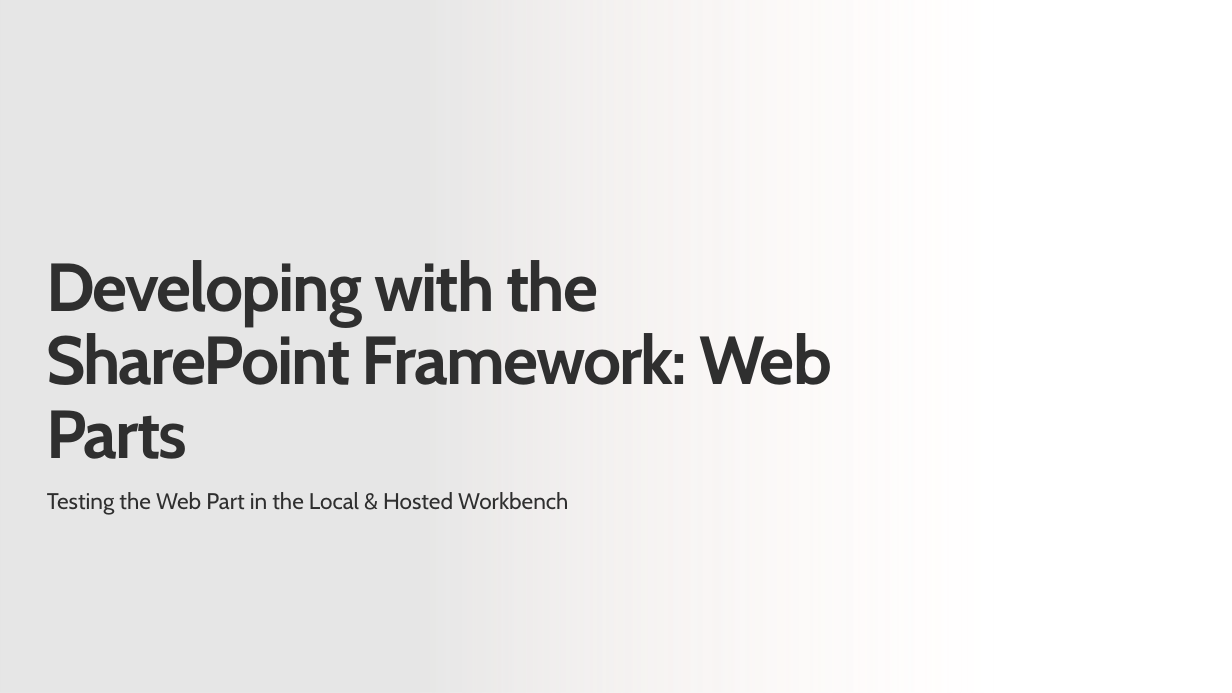
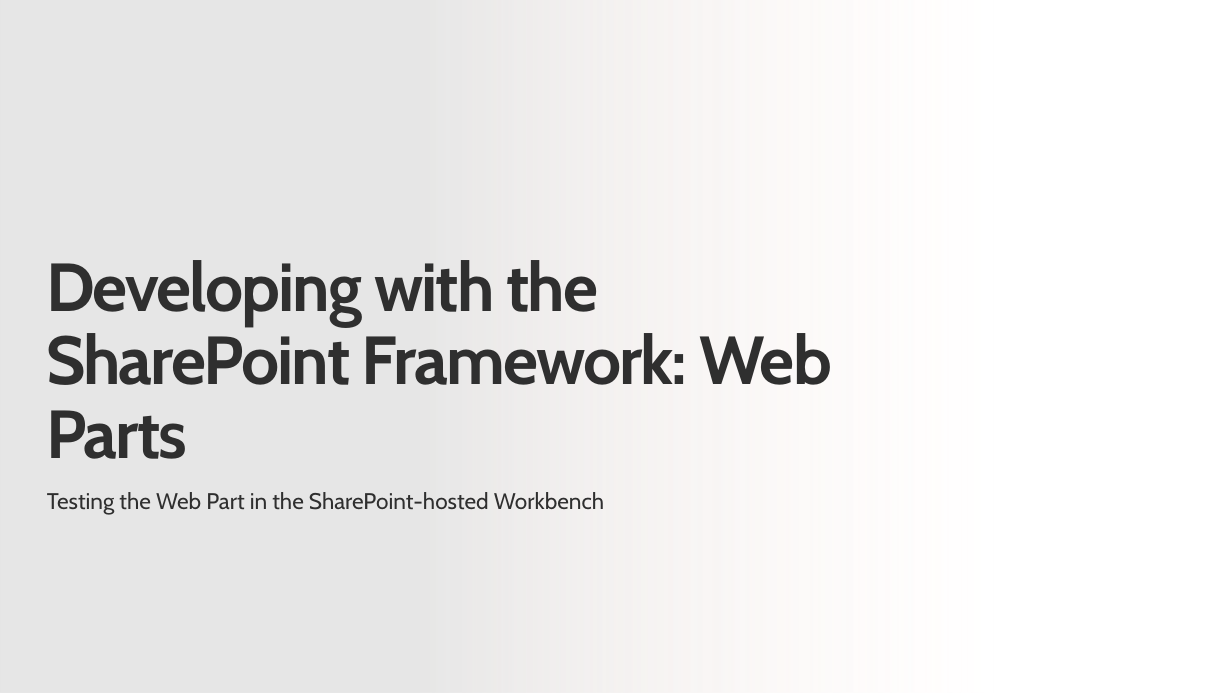
Before and after one commit to renahorton218/SharePoint-spfx-web-parts, a slide deck: slide 1 of 02-testing.pptx. Drawn at 1232x693 pixels with LibreOffice and Linux fonts; fonts in the diff are those of the drawing; background and template pictures are left out. Boxes give left, top, right and bottom in pixels: in the first picture for what was removed or moved away, otherwise in the second. Text is boxed around its words. In the diff, an @@ line names an element or a change of style, - is before the commit and + after.

```diff
--- a/02-testing.pptx
+++ b/02-testing.pptx
@@ text at (x1=47, y1=492, x2=604, y2=515): text changed @@
-Testing the Web Part in the Local & Hosted Workbench
+Testing the Web Part in the SharePoint-hosted Workbench
```
Also in this commit, not shown: 6 other slides changed.
